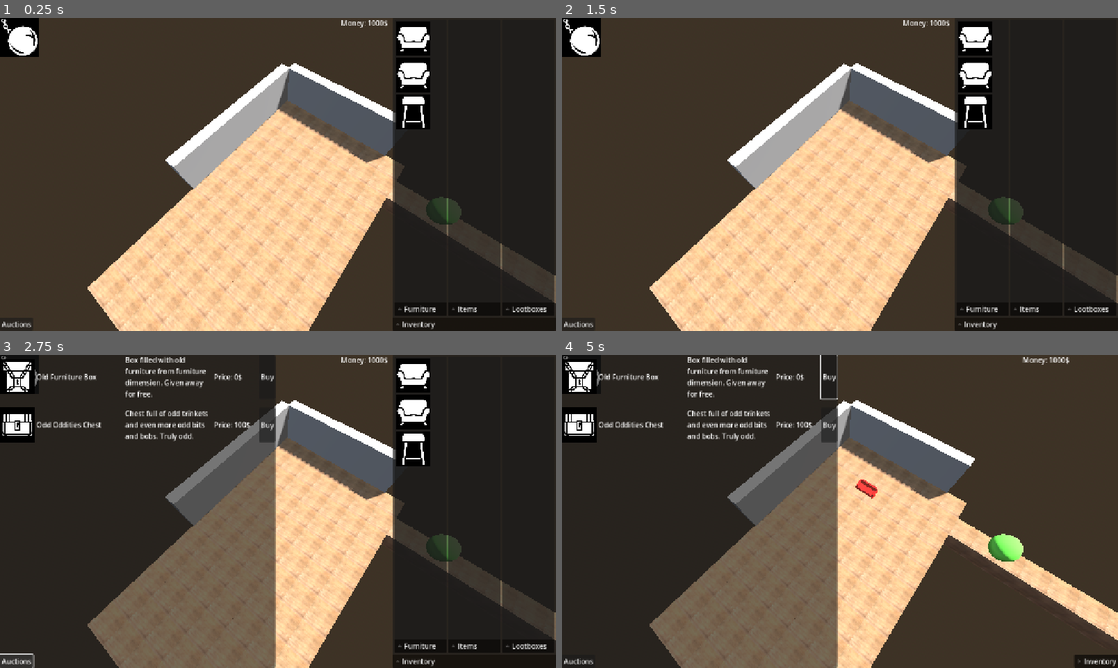
Above: before the commit, frames 1-4 (two rows, left to right).
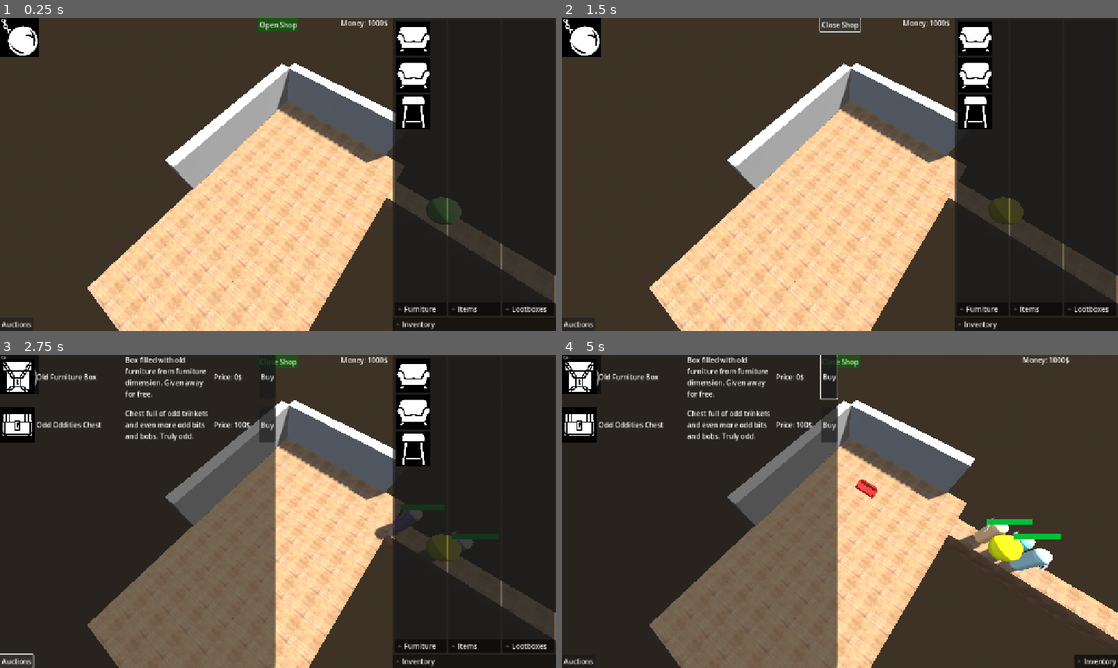
Above: after the commit, the same moments.

Repository: IkutiDev/furniture-hunter
Game: Godot game, scene res://player_room.tscn
Two runs of this game, one before a commit and one after it. Both use one fixed random seed, a clock stepped at 60 frames per second and the inputs below.
Inputs (mouse positions are in pixels of both pictures, inside the frame that each line leads up to):
- Up to frame 1 (0.25 s): no input
- Up to frame 2 (1.5 s): click (584, 36) at 0.5 s; click (840, 24) at 1.25 s, where only the run after the commit has a clickable "Open Shop"
- Up to frame 3 (2.75 s): click "Auctions" at 2 s
- Up to frame 4 (5 s): click (973, 376) at 2.75 s; click "Buy" at 3.5 s; click (584, 373) at 4.25 s

The runs differ from the first frame. In frame 1, 0.3% of the frame differs, in the area x 46-54%, y 0-5%; in frame 2, 0.2%; in frame 3, 0.6%; in frame 4, 1.8%, in the area x 46-90%, y 0-70%.

Commit message:
ui and system to open/close shop

Diff:
--- a/UI/inventory_ui.gd
+++ b/UI/inventory_ui.gd
@@ -1,7 +1,5 @@
 class_name InventoryUI
 extends Control
-
-@export var destroy_button : BaseButton
 @export var main_inventory_fold_container : FoldableContainer
 @export var furniture_inventory_visual_container : Control
 @export var items_inventory_visual_container : Control
@@ -13,7 +11,6 @@
 @export var money_label : Label
 
 func _ready() -> void:
-	destroy_button.pressed.connect(destroy_furniture_button_pressed)
 	EventBus.available_furniture_changed.connect(update_furniture_inventory)
 	EventBus.available_items_changed.connect(update_items_inventory)
 	EventBus.available_lootboxes_changed.connect(update_lootboxes_inventory)
@@ -23,10 +20,6 @@
 
 func on_money_value_changed() -> void:
 	money_label.text = str(PlayerInventory.money) + "$"
-
-func destroy_furniture_button_pressed() -> void:
-	EventBus.deselect_current_furniture.emit()
-	EventBus.set_remove_furniture_mode.emit(true)
 
 func update_furniture_inventory() -> void:
 	var children = furniture_inventory_visual_container.get_children()
--- a/UI/inventory_ui.tscn
+++ b/UI/inventory_ui.tscn
@@ -1,12 +1,11 @@
-[gd_scene load_steps=6 format=3 uid="uid://5eeyn2nbl4it"]
+[gd_scene load_steps=5 format=3 uid="uid://5eeyn2nbl4it"]
 
 [ext_resource type="Script" uid="uid://c1ja3t7yps2yn" path="res://UI/inventory_ui.gd" id="1_qfk0h"]
 [ext_resource type="PackedScene" uid="uid://cwb6lpaeqxch" path="res://UI/furniture_icon_button.tscn" id="2_oaa25"]
-[ext_resource type="Texture2D" uid="uid://rts31v4bln5h" path="res://UI/WIP_icons/wrecking-ball.png" id="2_rymvy"]
 [ext_resource type="PackedScene" uid="uid://co6h4573ya6fr" path="res://UI/item_icon_button.tscn" id="3_skrcx"]
 [ext_resource type="PackedScene" uid="uid://dg83k0fhcv1t4" path="res://UI/lootbox_icon_button.tscn" id="4_ylc1n"]
 
-[node name="InventoryUI" type="Control" node_paths=PackedStringArray("destroy_button", "main_inventory_fold_container", "furniture_inventory_visual_container", "items_inventory_visual_container", "lootboxes_inventory_visual_container", "money_label")]
+[node name="InventoryUI" type="Control" node_paths=PackedStringArray("main_inventory_fold_container", "furniture_inventory_visual_container", "items_inventory_visual_container", "lootboxes_inventory_visual_container", "money_label")]
 layout_mode = 3
 anchors_preset = 15
 anchor_right = 1.0
@@ -15,7 +14,6 @@
 grow_vertical = 2
 mouse_filter = 2
 script = ExtResource("1_qfk0h")
-destroy_button = NodePath("RemoveFurnitureButton")
 main_inventory_fold_container = NodePath("HSplitContainer/FoldableContainer")
 furniture_inventory_visual_container = NodePath("HSplitContainer/FoldableContainer/HBoxContainer/FurnitureContainer/ScrollContainer/VBoxContainer")
 items_inventory_visual_container = NodePath("HSplitContainer/FoldableContainer/HBoxContainer/ItemsContainer/ScrollContainer/VBoxContainer")
@@ -94,11 +92,3 @@
 [node name="VBoxContainer" type="VBoxContainer" parent="HSplitContainer/FoldableContainer/HBoxContainer/LootboxesContainer/ScrollContainer"]
 layout_mode = 2
 size_flags_horizontal = 4
-
-[node name="RemoveFurnitureButton" type="TextureButton" parent="."]
-layout_mode = 1
-offset_right = 90.0
-offset_bottom = 90.0
-texture_normal = ExtResource("2_rymvy")
-ignore_texture_size = true
-stretch_mode = 4
--- /dev/null
+++ b/UI/main_ui.gd
@@ -0,0 +1,37 @@
+class_name MainUI
+extends Control
+@export var remove_furnitue_button : BaseButton
+@export var change_shop_state_button : Button
+@export var button_color_during_day : Theme
+@export var button_text_during_day : String
+@export var button_color_during_night : Theme
+@export var button_text_during_night : String
+func _ready() -> void:
+	remove_furnitue_button.pressed.connect(destroy_furniture_button_pressed)
+	change_shop_state_button.pressed.connect(change_current_state)
+	EventBus.game_state_changed.connect(on_game_state_changed)
+
+
+func change_current_state() -> void:
+	if GameManager.game_state == GameManager.GameState.NIGHT:
+		GameManager.set_game_state(GameManager.GameState.DAY)
+	elif GameManager.game_state == GameManager.GameState.DAY:
+		GameManager.set_game_state(GameManager.GameState.ENDING_DAY)
+
+func on_game_state_changed() -> void:
+	match GameManager.game_state:
+		GameManager.GameState.NIGHT:
+			change_shop_state_button.disabled = false
+			change_shop_state_button.text = button_text_during_night
+			change_shop_state_button.theme =  button_color_during_night
+		GameManager.GameState.DAY:
+			change_shop_state_button.disabled = false
+			change_shop_state_button.text = button_text_during_day
+			change_shop_state_button.theme = button_color_during_day
+		GameManager.GameState.ENDING_DAY:
+			change_shop_state_button.disabled = true
+
+
+func destroy_furniture_button_pressed() -> void:
+	EventBus.deselect_current_furniture.emit()
+	EventBus.set_remove_furniture_mode.emit(true)
--- a/event_bus.gd
+++ b/event_bus.gd
@@ -18,4 +18,5 @@
 signal start_day()
 signal end_day()
 signal start_night()
+signal game_state_changed()
 @warning_ignore_restore("UNUSED_SIGNAL")
--- /dev/null
+++ b/game_manager.gd
@@ -0,0 +1,16 @@
+extends Node
+
+enum GameState {NIGHT, DAY, ENDING_DAY}
+
+var game_state : GameState
+
+func set_game_state(new_game_state : GameState) -> void:
+	game_state = new_game_state
+	EventBus.game_state_changed.emit()
+	match game_state:
+		GameState.DAY:
+			EventBus.start_day.emit()
+		GameState.ENDING_DAY:
+			EventBus.end_day.emit()
+		GameState.NIGHT:
+			EventBus.start_night.emit()
--- /dev/null
+++ b/game_manager.tscn
@@ -0,0 +1,6 @@
+[gd_scene load_steps=2 format=3 uid="uid://c6ui2xmnt68el"]
+
+[ext_resource type="Script" uid="uid://brek8mwaknbpc" path="res://game_manager.gd" id="1_70yv6"]
+
+[node name="GameManager" type="Node"]
+script = ExtResource("1_70yv6")
--- a/non_persons/spawner.gd
+++ b/non_persons/spawner.gd
@@ -59,7 +59,7 @@
 	_customer_count -= 1
 	if _customer_count == 0:
 		assert(_customer_count == get_tree().get_nodes_in_group("Customer").size())
-		EventBus.start_night.emit()
+		GameManager.set_game_state(GameManager.GameState.NIGHT)
 	customer.queue_free()
 	pass
 
--- a/player_room.tscn
+++ b/player_room.tscn
@@ -6,9 +6,11 @@
 [ext_resource type="MeshLibrary" uid="uid://d2uj2lhtrmjgf" path="res://mesh_libraries/walls_mesh_library.tres" id="2_plsfm"]
 [ext_resource type="MeshLibrary" uid="uid://n8md08bf2oeb" path="res://mesh_libraries/occupation_mesh_library.tres" id="4_3q6a7"]
 [ext_resource type="Script" uid="uid://bx5l051p6ecdf" path="res://object_placer.gd" id="5_3q6a7"]
+[ext_resource type="Script" uid="uid://brjslag6tqsvp" path="res://UI/main_ui.gd" id="6_d0s76"]
 [ext_resource type="PackedScene" uid="uid://b8myxwy4rg0ac" path="res://UI/auction_ui.tscn" id="7_2dulj"]
 [ext_resource type="PackedScene" uid="uid://bh0yjjoyposcl" path="res://UI/set_furniture_price_ui.tscn" id="8_o6f6g"]
 [ext_resource type="PackedScene" uid="uid://dh7xwd15ho7lk" path="res://non_persons/spawner.tscn" id="9_8qgar"]
+[ext_resource type="Texture2D" uid="uid://rts31v4bln5h" path="res://UI/WIP_icons/wrecking-ball.png" id="10_8qgar"]
 
 [sub_resource type="ProceduralSkyMaterial" id="ProceduralSkyMaterial_1ojmq"]
 sky_horizon_color = Color(0.66224277, 0.6717428, 0.6867428, 1)
@@ -103,6 +105,21 @@
 blend_shape_mode = 0
 shadow_mesh = SubResource("ArrayMesh_numow")
 
+[sub_resource type="StyleBoxFlat" id="StyleBoxFlat_1t0pb"]
+bg_color = Color(0.61574835, 0.12566853, 0.2409707, 1)
+
+[sub_resource type="Theme" id="Theme_358ef"]
+Button/styles/normal = SubResource("StyleBoxFlat_1t0pb")
+
+[sub_resource type="StyleBoxFlat" id="StyleBoxFlat_3gq20"]
+bg_color = Color(0.16916928, 0.40496358, 0.21367723, 1)
+
+[sub_resource type="Theme" id="Theme_1t0pb"]
+Button/styles/normal = SubResource("StyleBoxFlat_3gq20")
+
+[sub_resource type="StyleBoxFlat" id="StyleBoxFlat_d0s76"]
+bg_color = Color(0, 0.42836863, 0, 0.6)
+
 [node name="PlayerRoom" type="Node3D" node_paths=PackedStringArray("floor_grid_map", "occupation_grid_map")]
 script = ExtResource("1_1ojmq")
 floor_grid_map = NodePath("NavigationRegion3D/FloorMap")
@@ -159,11 +176,45 @@
 mesh = SubResource("ArrayMesh_wo40j")
 skeleton = NodePath("../..")
 
+[node name="MainUI" type="Control" parent="." node_paths=PackedStringArray("remove_furnitue_button", "change_shop_state_button")]
+layout_mode = 3
+anchors_preset = 15
+anchor_right = 1.0
+anchor_bottom = 1.0
+grow_horizontal = 2
+grow_vertical = 2
+script = ExtResource("6_d0s76")
+remove_furnitue_button = NodePath("RemoveFurnitureButton")
+change_shop_state_button = NodePath("ChangeShopStateButton")
+button_color_during_day = SubResource("Theme_358ef")
+button_text_during_day = "Close Shop"
+button_color_during_night = SubResource("Theme_1t0pb")
+button_text_during_night = "Open Shop"
+
+[node name="RemoveFurnitureButton" type="TextureButton" parent="MainUI"]
+layout_mode = 0
+offset_right = 90.0
+offset_bottom = 90.0
+texture_normal = ExtResource("10_8qgar")
+ignore_texture_size = true
+stretch_mode = 4
+
+[node name="ChangeShopStateButton" type="Button" parent="MainUI"]
+layout_mode = 1
+anchors_preset = 5
+anchor_left = 0.5
+anchor_right = 0.5
+offset_left = -42.0
+offset_right = 43.0
+offset_bottom = 23.0
+grow_horizontal = 2
+theme_override_constants/align_to_largest_stylebox = 285
+theme_override_styles/normal = SubResource("StyleBoxFlat_d0s76")
+text = "Open Shop"
+
 [node name="InventoryUI" parent="." instance=ExtResource("2_2dulj")]
 
 [node name="AuctionUI" parent="." instance=ExtResource("7_2dulj")]
-
-[node name="SetFurniturePriceUI" parent="." instance=ExtResource("8_o6f6g")]
 
 [node name="Spawner" parent="." node_paths=PackedStringArray("where_to_plonk_customers") instance=ExtResource("9_8qgar")]
 transform = Transform3D(1, 0, 0, 0, 1, 0, 0, 0, 1, 11.060858, 0, 0)
@@ -178,4 +229,17 @@
 [node name="DayToggle" parent="Spawner" index="4"]
 transform = Transform3D(1, 0, 0, 0, 1, 0, 0, 0, 1, -4.4850283, 1.72174, 0)
 
+[node name="ContexSpecificUI" type="Control" parent="."]
+layout_mode = 3
+anchors_preset = 15
+anchor_right = 1.0
+anchor_bottom = 1.0
+grow_horizontal = 2
+grow_vertical = 2
+mouse_filter = 2
+
+[node name="SetFurniturePriceUI" parent="ContexSpecificUI" instance=ExtResource("8_o6f6g")]
+visible = false
+layout_mode = 1
+
 [editable path="Spawner"]
--- a/project.godot
+++ b/project.godot
@@ -20,6 +20,7 @@
 EventBus="*res://event_bus.tscn"
 PlayerInventory="*res://player_inventory.tscn"
 AuctionManager="*res://auction_manager.tscn"
+GameManager="*res://game_manager.tscn"
 
 [display]
 
Not shown, added: UI/main_ui.gd.uid
Not shown, added: game_manager.gd.uid
Not shown: 1 places in player_room.tscn that only renumber resources
